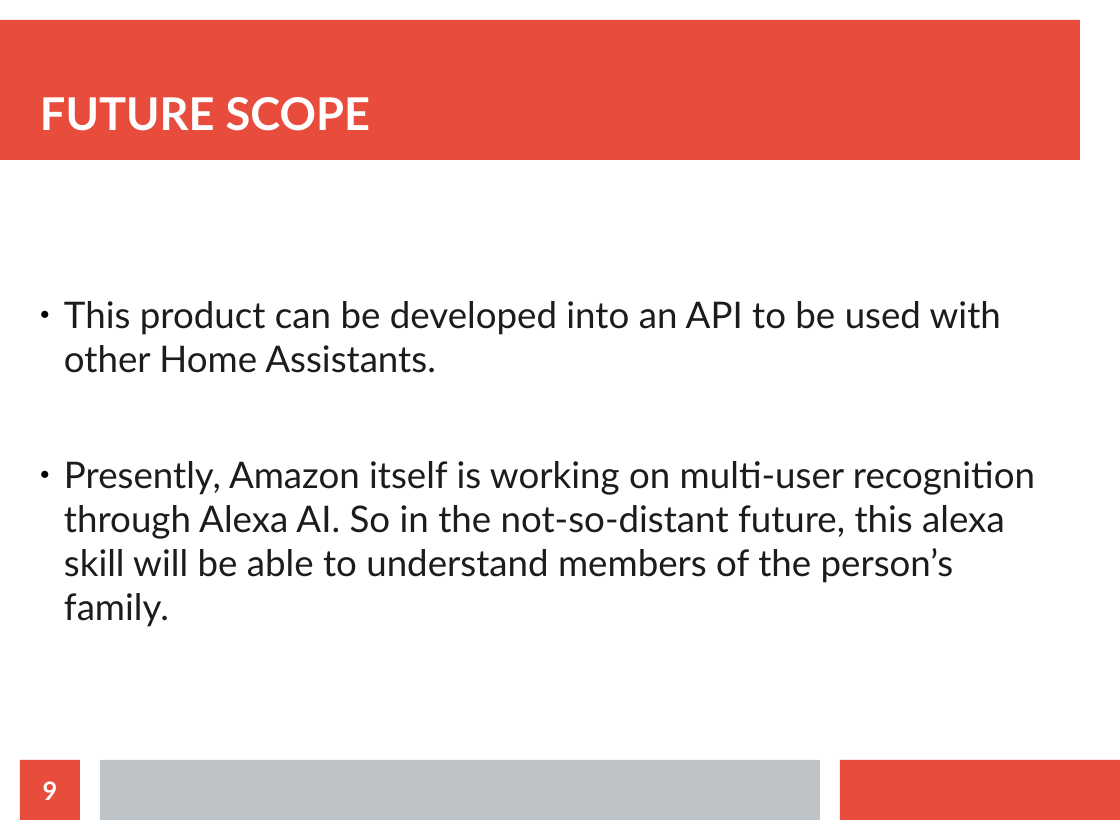
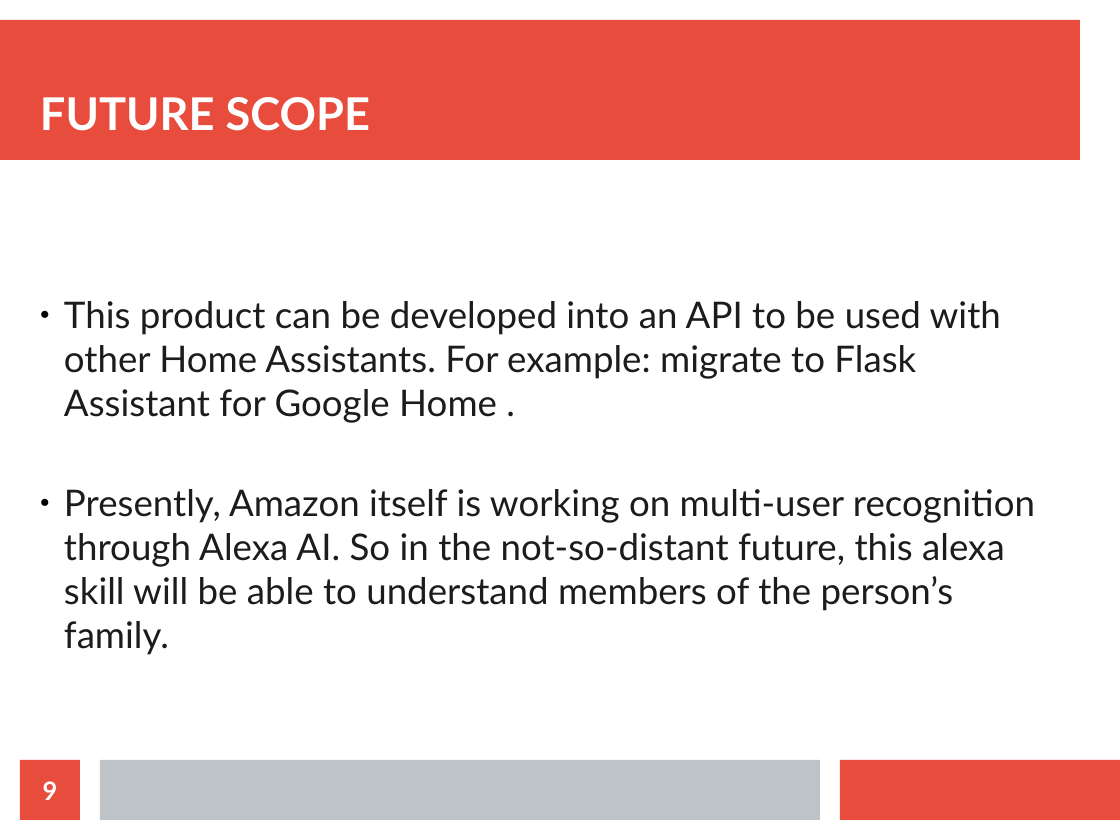
Before and after one commit to abhishekti7/CodeUtsava-Hack, a slide deck: slide 9 of presentation/CodeUtsava.odp. Drawn at 1120x840 pixels with LibreOffice and Linux fonts; fonts in the diff are those of the drawing. Boxes give left, top, right and bottom in pixels: in the first picture for what was removed or moved away, otherwise in the second. Text is boxed around its words. In the diff, an @@ line names an element or a change of style, - is before the commit and + after.

```diff
--- a/presentation/CodeUtsava.odp
+++ b/presentation/CodeUtsava.odp
@@ subtitle at [64, 301, 1001, 423]: text changed @@
-● This product can be developed into an API to be used with other Home Assistants.
+● This product can be developed into an API to be used with other Home Assistants. For example: migrate to Flask Assistant for Google Home .
@@ subtitle at [64, 489, 1035, 655]: less space between paragraphs @@
```
Also in this commit, not shown: 1 other slide changed, 2 other files.
